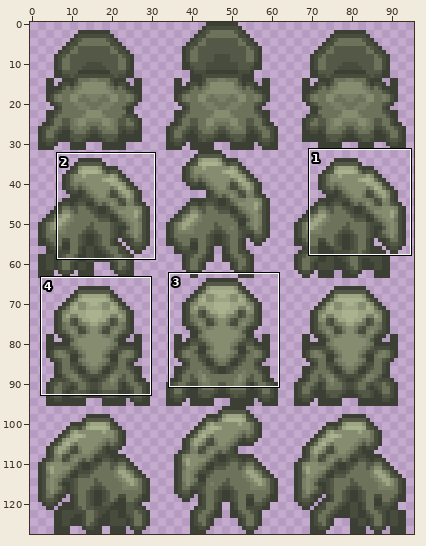
Sprite sheet -- sprite/creature/gork/PNG/32x32/gork-NESW.png. The first picture is a wide view before the edit; the outline marks the close-up.
Close-up. The starting point:
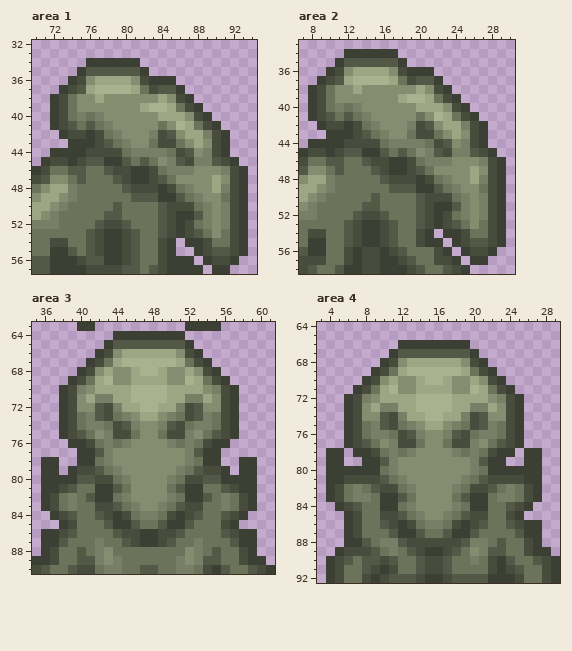
The file is 96x128 pixels. Colours within 5 levels of each other are drawn and written as one. Shown: area 1: x 70..94, y 32..57; area 2: x 7..30, y 33..58; area 3: x 35..61, y 63..90; area 4: x 3..29, y 64..92. The commit also changed other parts of the picture, which this record leaves out.
New version:
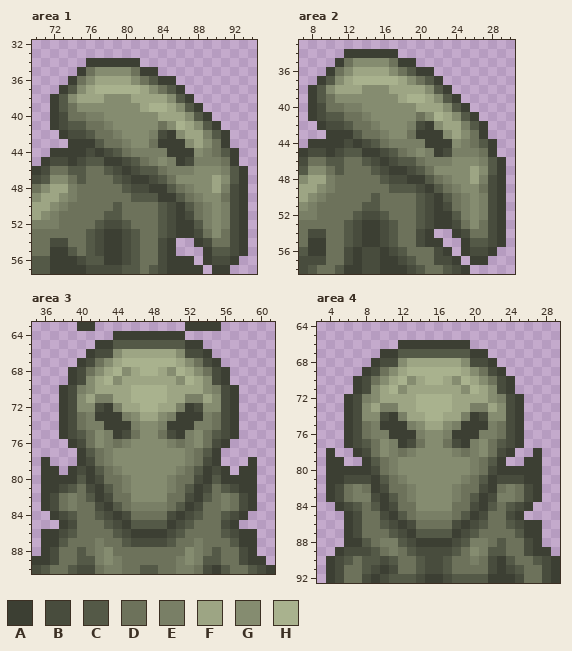
Palette (. is transparent): A #3c3f33  B #484c3d  C #545947  D #6d725b  E #797f66  F #9da584  G #858c70  H #a9b28e
The edit:
Area 1:
y 35: x 76..81 CCCCCC -> DGGGGD; x 83 . -> A
y 36: x 75 B -> D; x 82..83 BA -> DC
y 37: x 74..75 BC -> CG; x 81..84 FDBC -> HFGD
y 38: x 73..76 BDGG -> CGFF; x 81..83 GGG -> FFF; x 86 B -> C
y 39: x 73 B -> C; x 86..87 DB -> GC
y 40: x 75..76 ED -> DE; x 88 B -> C
y 41: x 75..76 DC -> CD; x 88..89 DB -> GC
y 42: x 76..77 AB -> CD; x 85 C -> A; x 90 B -> C
y 43: x 77..78 BC -> CD; x 84..86 BBD -> AAA; x 90 B -> D
y 44: x 77 B -> A; x 79 B -> C; x 85..87 DBC -> AAA; x 90..92 BA. -> DCA
y 45: x 80..83 CDCD -> BCDE; x 86 C -> A; x 90..91 CB -> ED
y 46: x 80..83 BAAB -> ABCC; x 92 B -> C
y 47: x 92 B -> C
y 48: x 83 B -> A; x 85 B -> C
y 50: x 86..87 BB -> AC
y 51: x 87..88 AC -> BD
y 52: x 87..88 BD -> AC
y 53: x 87..88 BC -> AB
y 54: x 87 A -> .
y 55: x 88..89 AB -> .A
Area 2:
y 35: x 12..17 CCCCCC -> DGGGGD; x 19 . -> A
y 36: x 11 B -> D; x 18..19 BA -> DC
y 37: x 10..11 BC -> CG; x 17..20 FDBC -> HFGD
y 38: x 9..12 BDGG -> CGFF; x 17..19 GGG -> FFF; x 22 B -> C
y 39: x 9 B -> C; x 22..23 DB -> GC
y 40: x 11..12 ED -> DE; x 24 B -> C
y 41: x 11..12 DC -> CD; x 24..25 DB -> GC
y 42: x 12..13 AB -> CD; x 21 C -> A; x 26 B -> C
y 43: x 13..14 BC -> CD; x 20..22 BBD -> AAA; x 26 B -> D
y 44: x 13 B -> A; x 15 B -> C; x 21..23 DBC -> AAA; x 26..28 BA. -> DCA
y 45: x 16..19 CDCD -> BCDE; x 22 C -> A; x 26..27 CB -> ED
y 46: x 16..19 BAAB -> ABCC; x 28 B -> C
y 47: x 28 B -> C
y 48: x 19 B -> A; x 21 B -> C
y 49: x 20 A -> B
y 50: x 22..23 BB -> AC
y 51: x 23..24 AC -> BD
y 52: x 23..24 BD -> AC
y 53: x 23..24 BC -> AB
y 54: x 23 A -> .
y 55: x 24..25 AB -> .A
Area 3:
y 65: x 42 . -> A; x 53 . -> A
y 66: x 41..42 .A -> AB; x 53..54 A. -> BA
y 67: x 40..43 .ABD -> ABDG; x 52..55 DBA. -> GDBA
y 68: x 39..41 .AB -> ABD; x 44 G -> H; x 51 G -> H; x 54..56 BA. -> DBA
y 69: x 41 D -> G; x 45 G -> F; x 50 G -> F; x 54 D -> G
y 72: x 42..43 CB -> BA; x 52..53 BC -> AB
y 73: x 42..44 CBD -> AAA; x 51..53 DBC -> AAA
y 74: x 43..45 DBC -> AAA; x 50..52 CBD -> AAA
y 75: x 44 B -> A; x 51 B -> A
y 76: x 40..42 ABD -> BDG; x 53..55 DBA -> GDB
y 77: x 41..42 AC -> CD; x 53..54 CA -> DC
y 78: x 37 A -> .; x 41 A -> B; x 54 A -> B; x 58 A -> .
y 79: x 41 B -> A; x 54 B -> A
y 80: x 41 C -> A; x 43 B -> D; x 52 B -> D; x 54 C -> A
y 81: x 41 D -> B; x 43..45 ACD -> CDE; x 50..52 DCA -> EDC; x 54 D -> B
y 82: x 43 A -> B; x 45 E -> D; x 50 E -> D; x 52 A -> B
y 83: x 43 B -> A; x 47..48 GG -> EE; x 52 B -> A
y 84: x 47..48 EE -> DD
y 85: x 44 A -> B; x 47..48 DD -> CC; x 51 A -> B
y 86: x 46 B -> A; x 49 B -> A
y 87: x 47..48 AA -> BB
Area 4:
y 67: x 10 . -> A; x 21 . -> A
y 68: x 9..10 .A -> AB; x 21..22 A. -> BA
y 69: x 8..11 .ABD -> ABDG; x 20..23 DBA. -> GDBA
y 70: x 7..9 .AB -> ABD; x 12 G -> H; x 19 G -> H; x 22..24 BA. -> DBA
y 71: x 9 D -> G; x 13 G -> F; x 18 G -> F; x 22 D -> G
y 74: x 10..11 CB -> BA; x 20..21 BC -> AB
y 75: x 10..12 CBD -> AAA; x 19..21 DBC -> AAA
y 76: x 11..13 DBC -> AAA; x 18..20 CBD -> AAA
y 77: x 12 B -> A; x 19 B -> A
y 78: x 5 A -> .; x 8..10 ABD -> BDG; x 21..23 DBA -> GDB; x 26 A -> .
y 79: x 9..10 AC -> CD; x 21..22 CA -> DC
y 80: x 9 A -> B; x 22 A -> B
y 81: x 9 B -> A; x 22 B -> A
y 82: x 9 C -> A; x 11 B -> D; x 20 B -> D; x 22 C -> A
y 83: x 9 D -> B; x 11..13 ACD -> CDE; x 18..20 DCA -> EDC; x 22 D -> B
y 84: x 9 D -> C; x 11 A -> B; x 13 E -> D; x 18 E -> D; x 20 A -> B; x 22 D -> C
y 85: x 11 B -> A; x 15..16 GG -> EE; x 20 B -> A
y 86: x 15..16 EE -> DD
y 87: x 12 A -> B; x 15..16 DD -> CC; x 19 A -> B
y 88: x 14..17 BBBB -> AAAA
y 89: x 15..16 AA -> BB
